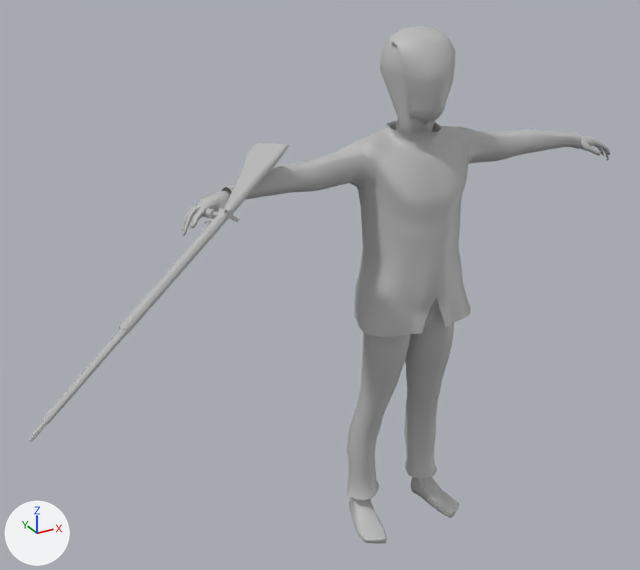
Before and after pictures for a commit that changed the FBX model Data/Models/Enemy/Gunner.fbx.
One viewpoint serves both versions: a 50 mm lens placed at (-1.68, -2.42, 2.27), pointed at (-0.35, 0.0, 1.06). Arrows for +X, +Y and +Z are at lower left; the lights stay in place. Where no turn or scale is listed for an object, it has been applied to the vertices.

Script lines for the objects in view, before the commit:
```python
me_mesh = bpy.data.meshes.new('Mesh')
me_mesh.from_pydata(...)  # 257 vertices, 486 faces; spans x -1.349..-0.463, y -1.693..-1.282, z 0.542..1.166
me_mesh.materials.append(mat_lambert1)  # grey #bcbcbc
me_mesh_001 = bpy.data.meshes.new('Mesh.001')
me_mesh_001.from_pydata(...)  # 2902 vertices, 5491 faces; spans x -0.85..0.86, y -0.18..0.15, z 0.0..1.89
me_mesh_001.materials.append(mat_lambert1)  # grey #bcbcbc
ob_gun = bpy.data.objects.new('gun', me_mesh)
ob_gun.location = (-0.058, 1.338, 0.428)
ob_human = bpy.data.objects.new('human', me_mesh_001)
ob_human.location = (0.0, 0.0, 0.0)
```
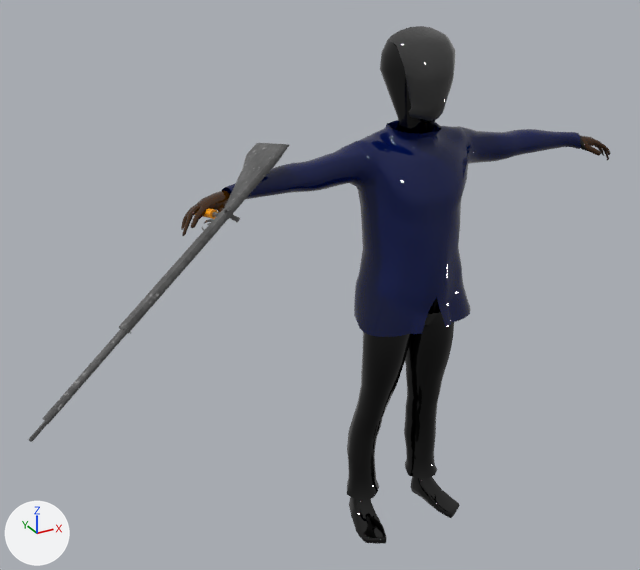
Pixel boxes [x1, y1, x2, y2] of what changed, in the pictures (640 x 570 px):
'human', recoloured: [181, 26, 611, 544] in both
'gun', recoloured: [28, 143, 289, 442] in both

What changed in the scene script:
```text
Add img_enemygungun_lambert1_basecolor_png:
    img_enemygungun_lambert1_basecolor_png = load_image('enemygungun_lambert1_BaseColor.png', '_unpacked/enemygungun_lambert1_BaseColor.png', 256, 256, 'sRGB')
Add img_enemygungun_lambert1_roughness_png:
    img_enemygungun_lambert1_roughness_png = load_image('enemygungun_lambert1_Roughness.png', '_unpacked/enemygungun_lambert1_Roughness.png', 256, 256, 'sRGB')
Add img_lambert1_base_color_png:
    img_lambert1_base_color_png = load_image('lambert1_Base_color.png', '_unpacked/lambert1_Base_color.png', 256, 256, 'sRGB')
Add mat_blinn2:
    mat_blinn2 = bpy.data.materials.new('blinn2')
    # uses the picture img_enemygungun_lambert1_basecolor_png
    # uses the picture img_enemygungun_lambert1_roughness_png
Add mat_blinn1:
    mat_blinn1 = principled_material('blinn1')
    mat_blinn1.texture = img_lambert1_base_color_png
    mat_blinn1.roughness = 0.0
Change me_mesh:
    where me_mesh.from_pydata(...)  # 257 vertices, 486 faces; spans x -1.349..-0.463, y -1.693..-1.282, z 0.542..1.166
    remove me_mesh.materials.append(mat_lambert1)  # grey #bcbcbc
    add me_mesh.materials.append(mat_blinn2)
Change me_mesh_001:
    where me_mesh_001.from_pydata(...)  # 2902 vertices, 5491 faces; spans x -0.85..0.86, y -0.18..0.15, z 0.0..1.89
    remove me_mesh_001.materials.append(mat_lambert1)  # grey #bcbcbc
    add me_mesh_001.materials.append(mat_blinn1)  # picture img_lambert1_base_color_png
```
